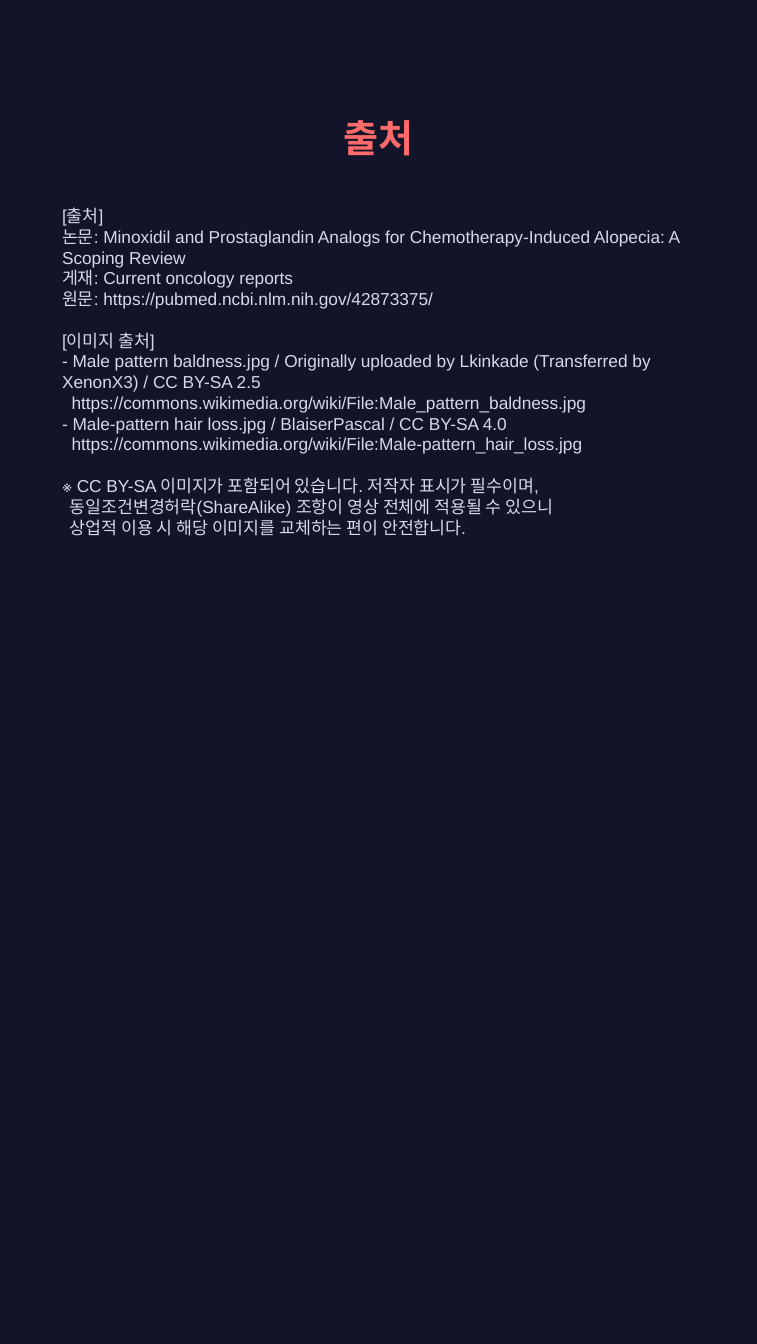
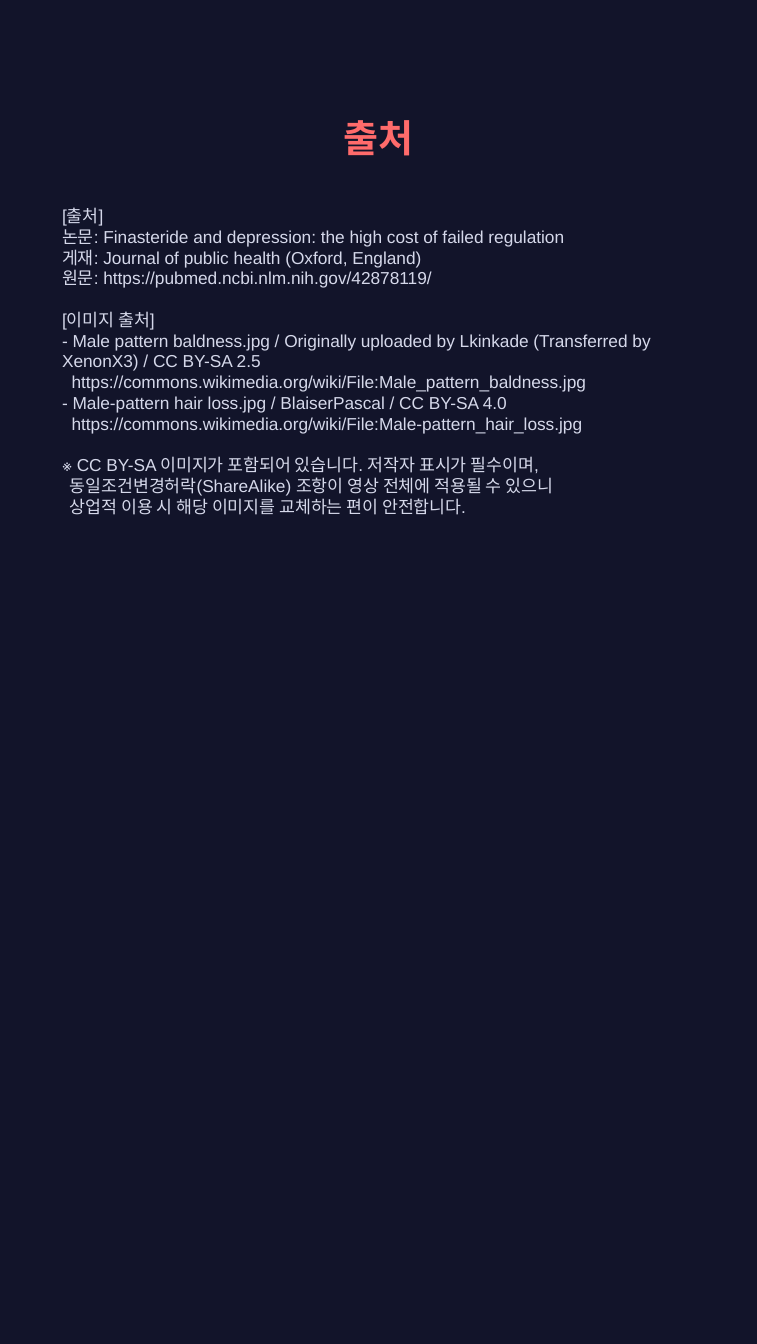
Before and after one commit to hyokang2010-BJ-ANTH/product-builder-test, a slide deck: slide 8 of pwa/data/latest/slides.pptx (slide 9 before the commit). Drawn at 757x1344 pixels with LibreOffice and Linux fonts; fonts in the diff are those of the drawing. Boxes give left, top, right and bottom in pixels: in the first picture for what was removed or moved away, otherwise in the second. Text is boxed around its words. In the diff, an @@ line names an element or a change of style, - is before the commit and + after.

```diff
--- a/pwa/data/latest/slides.pptx
+++ b/pwa/data/latest/slides.pptx
@@ text at box(62, 208, 650, 515): text changed @@
-[출처]
-논문: Minoxidil and Prostaglandin Analogs for Chemotherapy-Induced Alopecia: A Scoping Review
-게재: Current oncology reports
-원문: https://pubmed.ncbi.nlm.nih.gov/42873375/
-[이미지 출처]
-- Male pattern baldness.jpg / Originally uploaded by Lkinkade (Transferred by XenonX3) / CC BY-SA 2.5
-https://commons.wikimedia.org/wiki/File:Male_pattern_baldness.jpg
-- Male-pattern hair loss.jpg / BlaiserPascal / CC BY-SA 4.0
-https://commons.wikimedia.org/wiki/File:Male-pattern_hair_loss.jpg
-※ CC BY-SA 이미지가 포함되어 있습니다. 저작자 표시가 필수이며,
-동일조건변경허락(ShareAlike) 조항이 영상 전체에 적용될 수 있으니
-상업적 이용 시 해당 이미지를 교체하는 편이 안전합니다.
+[출처]
+논문: Finasteride and depression: the high cost of failed regulation
+게재: Journal of public health (Oxford, England)
+원문: https://pubmed.ncbi.nlm.nih.gov/42878119/
+[이미지 출처]
+- Male pattern baldness.jpg / Originally uploaded by Lkinkade (Transferred by XenonX3) / CC BY-SA 2.5
+https://commons.wikimedia.org/wiki/File:Male_pattern_baldness.jpg
+- Male-pattern hair loss.jpg / BlaiserPascal / CC BY-SA 4.0
+https://commons.wikimedia.org/wiki/File:Male-pattern_hair_loss.jpg
+※ CC BY-SA 이미지가 포함되어 있습니다. 저작자 표시가 필수이며,
+동일조건변경허락(ShareAlike) 조항이 영상 전체에 적용될 수 있으니
+상업적 이용 시 해당 이미지를 교체하는 편이 안전합니다.
```
Also in this commit, not shown: 1 other slide changed, 4 slides added, 5 slides removed, 26 other files.
